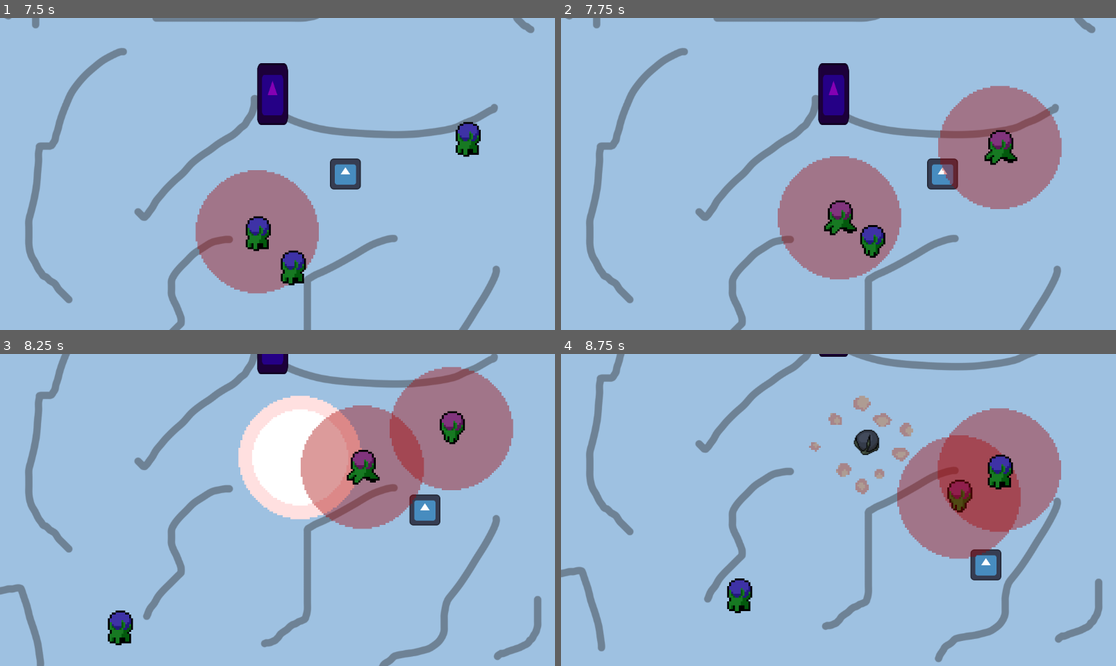
Above: before the commit, frames 1-4 (two rows, left to right).
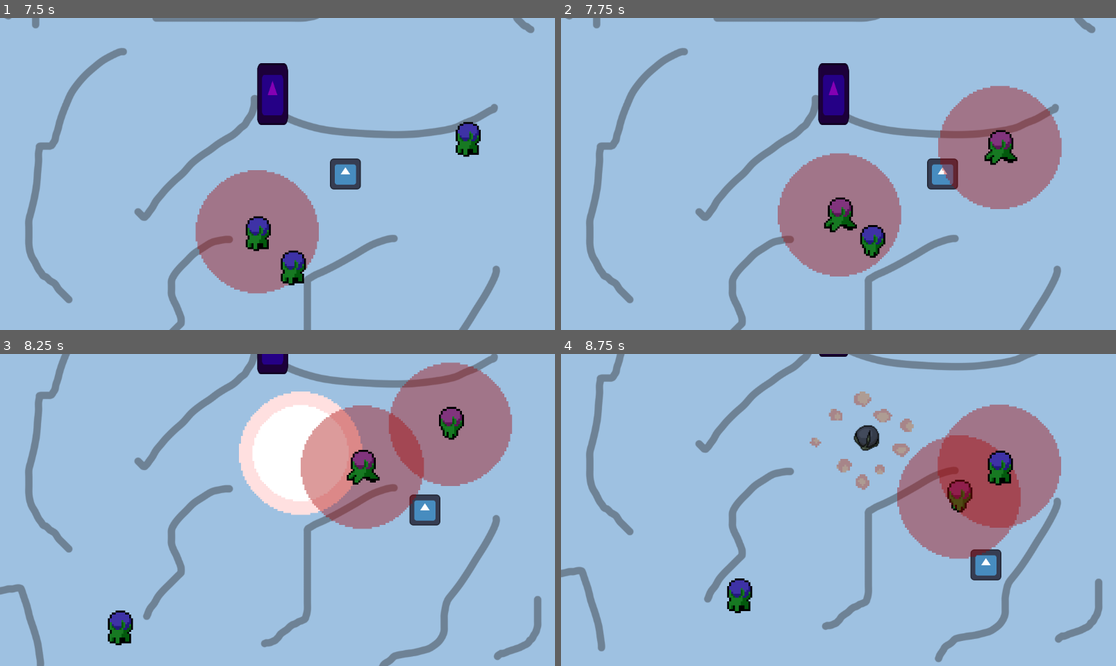
Above: after the commit, the same moments.

Repository: SleepyStudios/SummonerSurvivor
Game: Godot game, scene res://scenes/main.tscn
The game is run twice, just before and just after one commit, with the same random seed, the same clock (stepped at 60 frames per second) and the same inputs. The engine's default icon, where the game draws it, is replaced by a stand-in: a white triangle on a blue panel in a dark square.
Inputs:
- Up to frame 1 (7.5 s): tap Enter at 0.5 s; hold Right (right) 0.53-1.28 s; tap Space (dash) every 0.75 s from 0.6 to 7.35 s; hold Down (down) 1.28-2.03 s; hold Right (right) 2.03-2.78 s; hold Up (up) 2.78-3.53 s; hold Left (left) 3.53-5.03 s; hold Down (down) 5.03-5.78 s; hold Right (right) 5.78-6.53 s; hold Up (up) 6.53-7.28 s; hold Right (right) from 7.28 s (still down)
- Up to frame 2 (7.75 s): keep holding Right (right)
- Up to frame 3 (8.25 s): release Right (right) at 8.03 s; hold Down (down) from 8.03 s (still down); tap Space (dash) at 8.1 s
- Up to frame 4 (8.75 s): keep holding Down (down)

Frame 1 is identical in both runs. In frame 2, 0.8% of the frame differs, in the area x 39-62%, y 43-84%; in frame 3, 2.0%, in the area x 42-93%, y 2-54%; in frame 4, 1.8%.

Commit message:
add back motion mode

Diff:
--- a/scenes/bomber.tscn
+++ b/scenes/bomber.tscn
@@ -145,6 +145,7 @@
 position = Vector2(80, 80)
 collision_layer = 2
 collision_mask = 6
+motion_mode = 1
 script = ExtResource("1_oushq")
 
 [node name="CollisionShape2D" type="CollisionShape2D" parent="."]
--- a/scenes/main.tscn
+++ b/scenes/main.tscn
@@ -60,6 +60,7 @@
 [node name="Player" type="CharacterBody2D" parent="." groups=["player"]]
 z_index = 1
 collision_layer = 5
+motion_mode = 1
 script = ExtResource("2_6afyc")
 
 [node name="Camera2D" type="Camera2D" parent="Player"]
